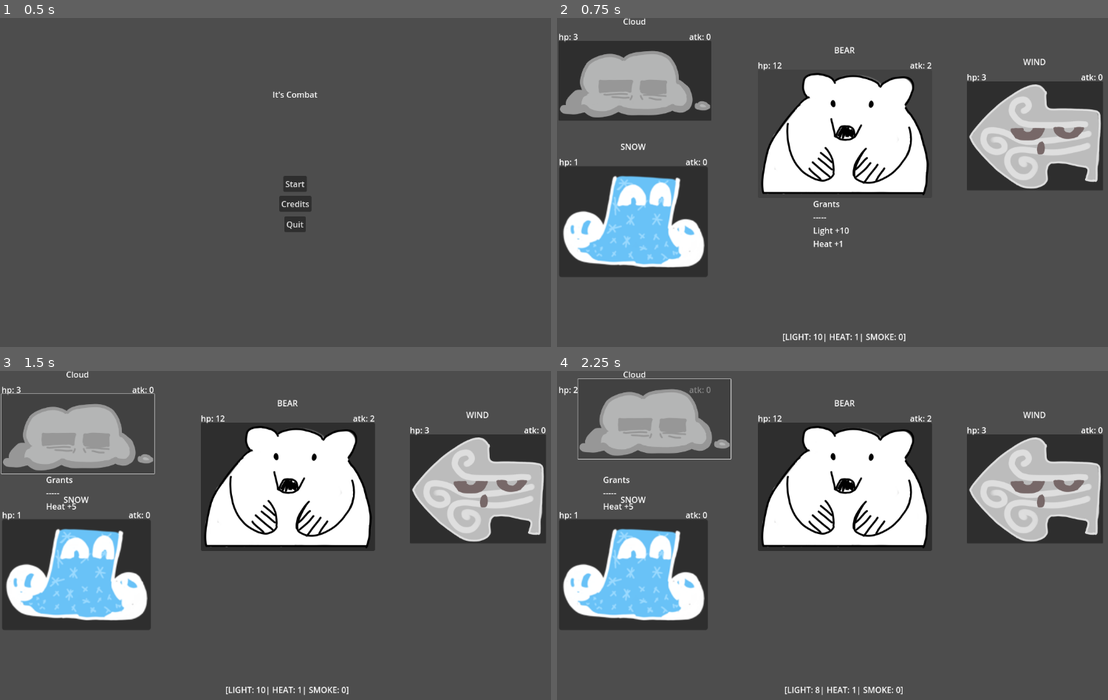
Above: before the commit, frames 1-4 (two rows, left to right).
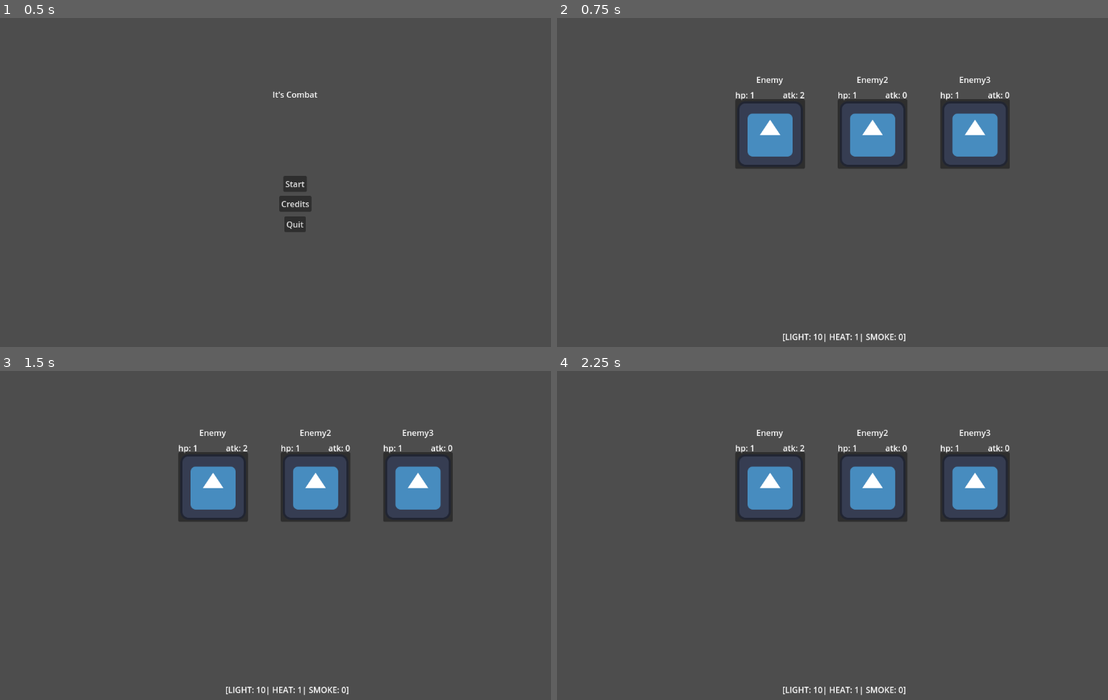
Above: after the commit, the same moments.

Repository: alex-mike-mark-again/godot-combat
Game: Godot game, scene res://main_menu.tscn
Same seed, same stepped clock (60 frames per second), same inputs: the game is played once before the commit and once after it. The engine's default icon, where the game draws it, is replaced by a stand-in: a white triangle on a blue panel in a dark square.
Inputs (mouse positions are in pixels of both pictures, inside the frame that each line leads up to):
- Up to frame 1 (0.5 s): no input
- Up to frame 2 (0.75 s): click "Start" at 0.5 s
- Up to frame 3 (1.5 s): click (77, 433) at 1.27 s
- Up to frame 4 (2.25 s): click (634, 433) at 2.02 s

Frame 1 is identical in both runs. In frame 2, 35% of the frame differs, in the area x 0-100%, y 0-79%; in frame 3, 34%; in frame 4, 35%.

Commit message:
Lets enemy animations play. Not as snappy feeling, nor as crunch as i want, but this feels like progress.

Diff:
--- a/battle_manager.gd
+++ b/battle_manager.gd
@@ -8,11 +8,11 @@
 var turnsTaken = 0
 
 var troops = [
+	"res://troops/three_dudes.tscn",
 #	"res://troops/one_dude.tscn",
 #	"res://troops/two_dudes.tscn",
 	"res://troops/stage1.tscn",
 	"res://troops/stage2.tscn",
-#	"res://troops/three_dudes.tscn",
 ]
 
 func _ready():
@@ -30,10 +30,13 @@
 	turnsTaken += 1
 	selected.take_damage(player.atk)
 	selected.reduce_atk(player.rdc)
-	selected = null
+	await selected.animationPlayer.animation_finished
+	selected = null # works, but doesn't like. un activate the button.
 
 	for enemy in enemies:
-		if !enemy.dead:
+		if !enemy.dead && enemy.atk:
+			enemy.attack_vfx()
+			await enemy.animationPlayer.animation_finished
 			player.take_damage(enemy.atk)
 
 
--- a/enemies/enemy.gd
+++ b/enemies/enemy.gd
@@ -39,9 +39,9 @@
 
 func die():
 	super.die()
-	var finished = animationPlayer.animation_finished
 	animationPlayer.play("death")
-	await finished # curious about what the implications of using await are.
+	$AudioStreamPlayer2D2.play()
+	await animationPlayer.animation_finished # curious about what the implications of using await are.
 	hide()
 
 func _update_displays():
@@ -53,12 +53,13 @@
 	if !dead:
 		animationPlayer.play("damage")
 		$AudioStreamPlayer2D.play()
-	else:
-		$AudioStreamPlayer2D2.play()
+		await animationPlayer.animation_finished
+
+func attack_vfx():
+	animationPlayer.play("attack")
 
 func _on_selector_mouse_entered():
 	buffLabel.show()
 
-
 func _on_selector_mouse_exited():
 	buffLabel.hide()
--- a/enemies/enemy.tscn
+++ b/enemies/enemy.tscn
@@ -66,9 +66,39 @@
 "values": [Color(1, 1, 1, 1), Color(1, 0, 0, 0)]
 }
 
+[sub_resource type="Animation" id="Animation_bxk26"]
+resource_name = "attack"
+length = 0.45
+step = 0.025
+tracks/0/type = "value"
+tracks/0/imported = false
+tracks/0/enabled = true
+tracks/0/path = NodePath("Selector:modulate")
+tracks/0/interp = 1
+tracks/0/loop_wrap = true
+tracks/0/keys = {
+"times": PackedFloat32Array(0, 0.05, 0.125, 0.225, 0.325, 0.35),
+"transitions": PackedFloat32Array(1, 1, 1, 1, 1, 1),
+"update": 1,
+"values": [Color(1, 1, 1, 1), Color(0, 0, 0, 1), Color(1, 1, 1, 1), Color(1, 1, 1, 1), Color(1, 0, 0, 1), Color(1, 1, 1, 1)]
+}
+tracks/1/type = "value"
+tracks/1/imported = false
+tracks/1/enabled = true
+tracks/1/path = NodePath("Selector:position")
+tracks/1/interp = 2
+tracks/1/loop_wrap = true
+tracks/1/keys = {
+"times": PackedFloat32Array(0.05, 0.125, 0.225, 0.325, 0.35),
+"transitions": PackedFloat32Array(1, 1, 1, 1, 1),
+"update": 0,
+"values": [Vector2(0, 0), Vector2(0, -20), Vector2(0, -20), Vector2(0, 20), Vector2(0, 0)]
+}
+
 [sub_resource type="AnimationLibrary" id="AnimationLibrary_45lhc"]
 _data = {
 "RESET": SubResource("Animation_emtrv"),
+"attack": SubResource("Animation_bxk26"),
 "damage": SubResource("Animation_7spnc"),
 "death": SubResource("Animation_4oexk")
 }
Not shown: 1 places in enemies/enemy.tscn that only renumber resources
